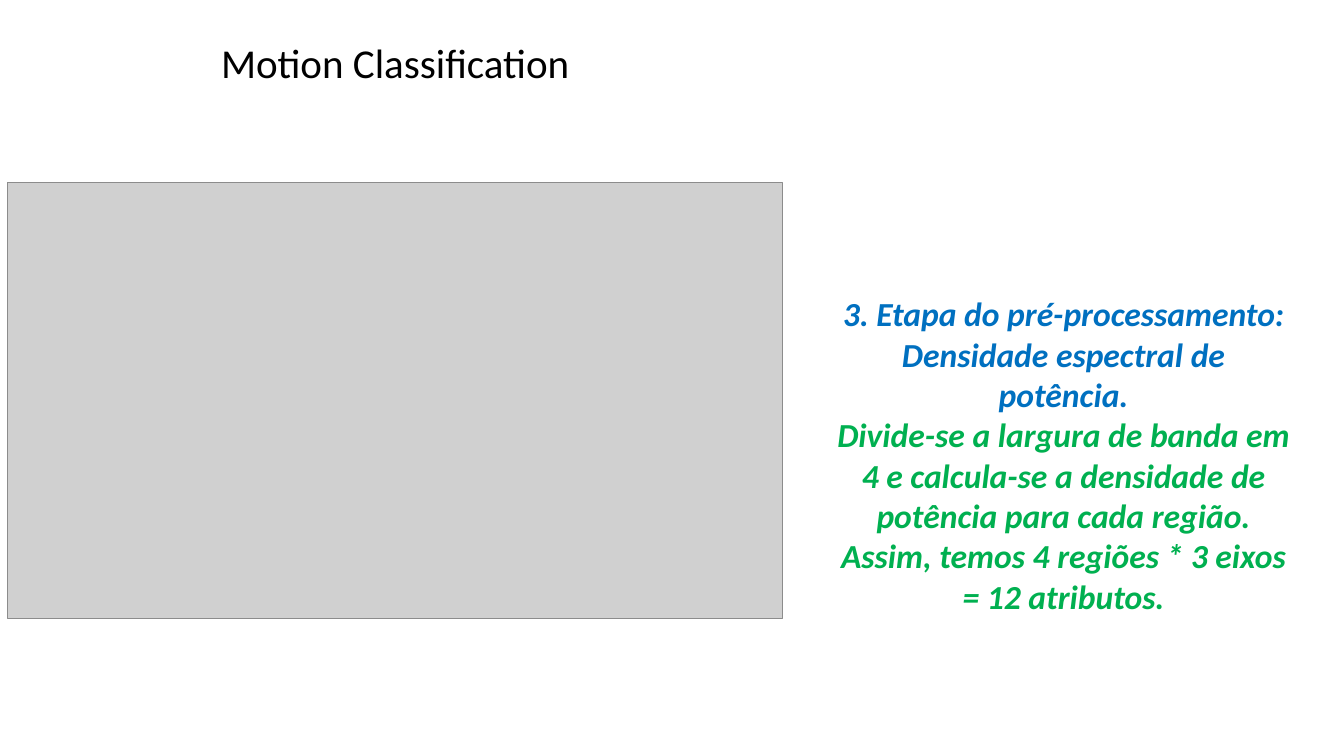
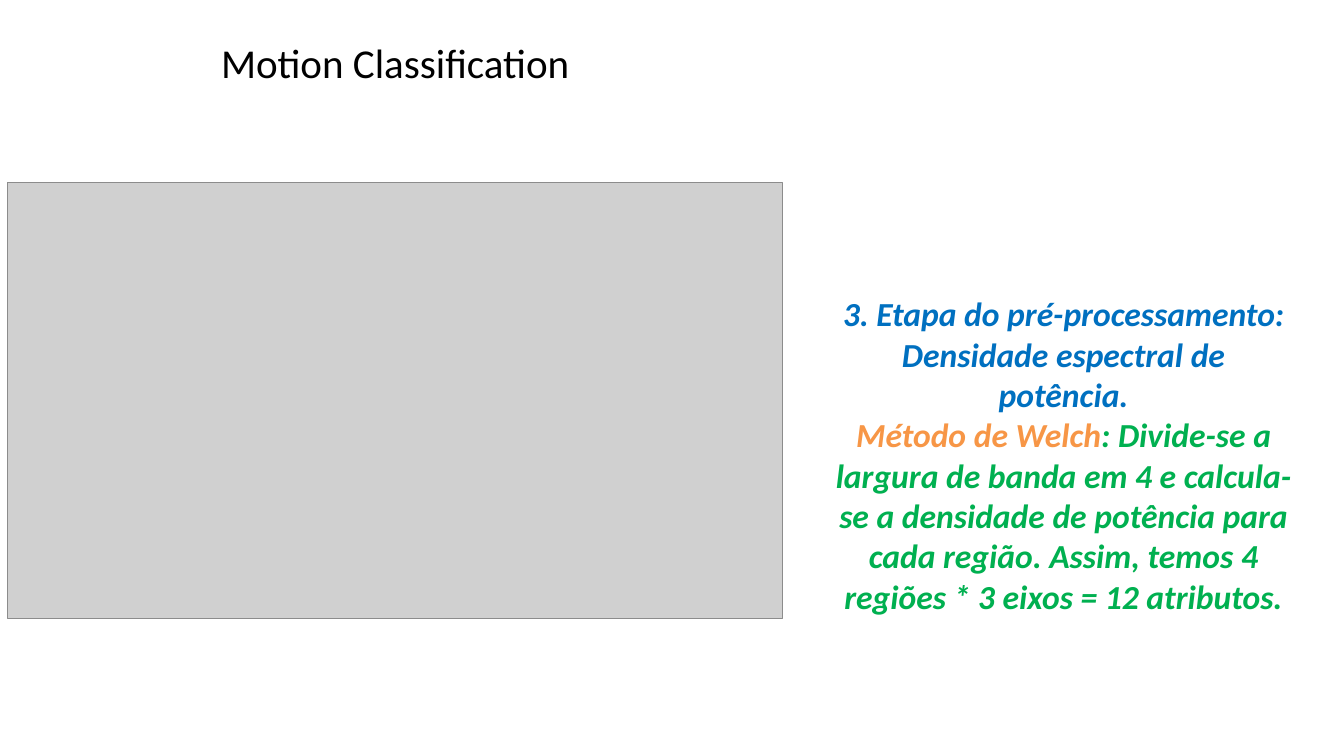
Before and after one commit to zz4fap/tp557-iot-ml, a slide deck: slide 21 of slides/TP557_15_classificação de movimentos.pptx. Drawn at 1344x756 pixels with LibreOffice and Linux fonts; fonts in the diff are those of the drawing; grey boxes stand for pictures; background and template pictures are left out. Boxes give left, top, right and bottom in pixels: in the first picture for what was removed or moved away, otherwise in the second. Text is boxed around its words. In the diff, an @@ line names an element or a change of style, - is before the commit and + after.

```diff
--- a/slides/TP557_15_classificação de movimentos.pptx
+++ b/slides/TP557_15_classificação de movimentos.pptx
@@ text at bbox=[836, 423, 1291, 615]: text changed @@
-Divide-se a largura de banda em 4 e calcula-se a densidade de potência para cada região. Assim, temos 4 regiões * 3 eixos = 12 atributos.
+Método de Welch: Divide-se a largura de banda em 4 e calcula-se a densidade de potência para cada região. Assim, temos 4 regiões * 3 eixos = 12 atributos.
```
Also in this commit, not shown: 5 other slides changed, 1 other file.
